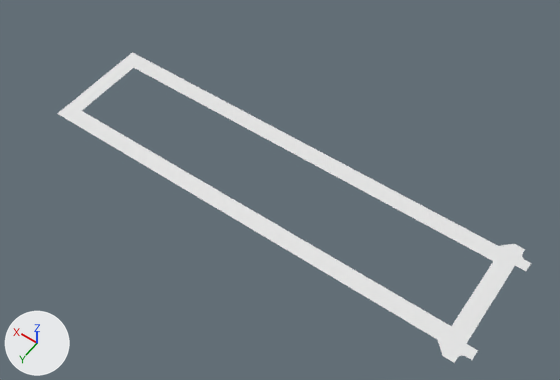
What one commit did to the Blender file CAD/rcframe.blend.
Camera for both pictures: a 50 mm camera at (-0.026, 0.246, 0.331) aimed at (0.124, 0.036, 0.001). The axes (+X, +Y, +Z) are drawn at lower left. The lights are the same throughout.

Objects in the first picture: 'Vert'.
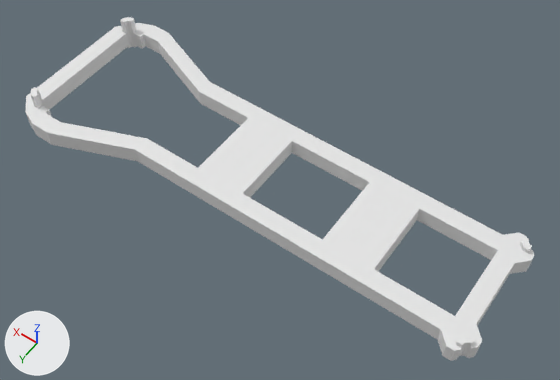
What differs and where, as boxes (x1, y1, x2, y2) in the pictures (560 x 380 px):
```json
{"object": "Vert", "change": "reshaped", "before": [57, 52, 531, 363], "after": [25, 17, 534, 361], "on screen": "7% wider, 11% taller"}
```

Scene script edits in JSON lines:
```json
{"block": "me_vert", "where": "# used by ob_vert; location = (0.0, 0.0, 0.0)"}
{"op": "remove", "block": "me_vert", "code": "me_vert.from_pydata(...)  # 38 vertices, 6 faces; spans x -0.006..0.263, y -0.006..0.071, z 0.0"}
{"op": "add", "block": "me_vert", "code": "me_vert.from_pydata(...)  # 265 vertices, 175 faces, 1 loose edge; spans x -0.006..0.279, y -0.019..0.084, z -0.002..0.019"}
{"block": "me_vert", "change": "me_vert part 1: 12 vertices removed from x -0.006..0.263, y -0.006..0.071, z 0.0; 239 vertices added at x -0.006..0.279, y -0.019..0.084, z -0.002..0.019"}
```
